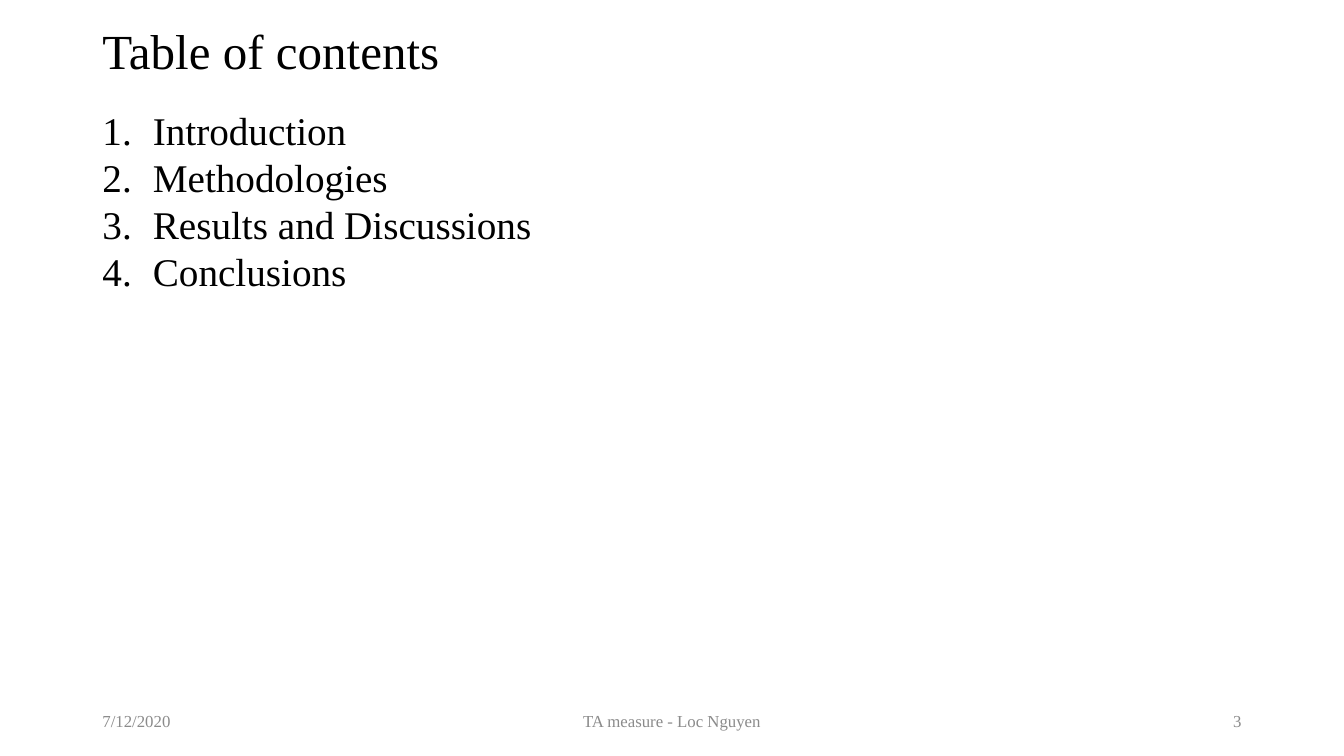
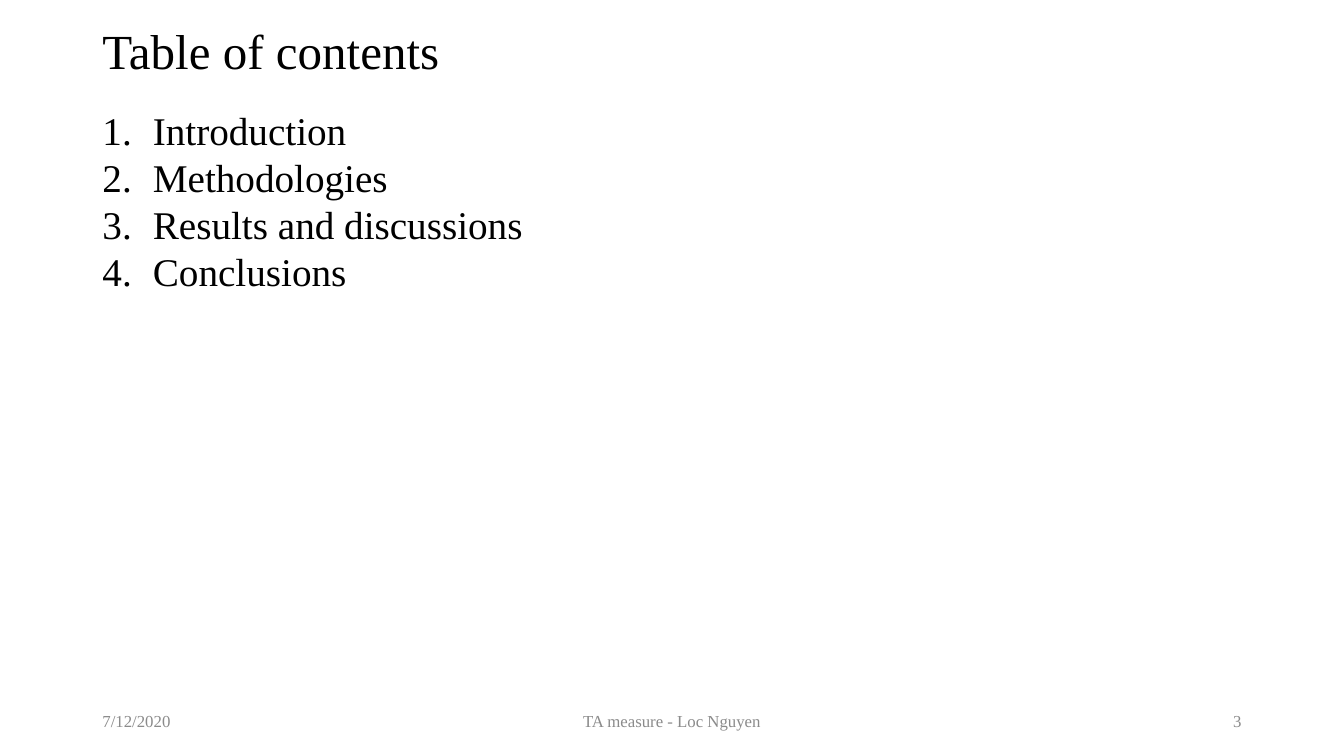
Before and after one commit to locnguyenacademic/sim, a slide deck: slide 3 of 2_design/ta/TA.pptx. Drawn at 1344x756 pixels with LibreOffice and Linux fonts; fonts in the diff are those of the drawing. Boxes give left, top, right and bottom in pixels: in the first picture for what was removed or moved away, otherwise in the second. Text is boxed around its words. In the diff, an @@ line names an element or a change of style, - is before the commit and + after.

```diff
--- a/2_design/ta/TA.pptx
+++ b/2_design/ta/TA.pptx
@@ text at bbox=[153, 211, 522, 240]: text changed @@
-3. Results and Discussions
+3. Results and discussions
```
Also in this commit, not shown: 5 other slides changed, 11 slides added, 5 other files.
